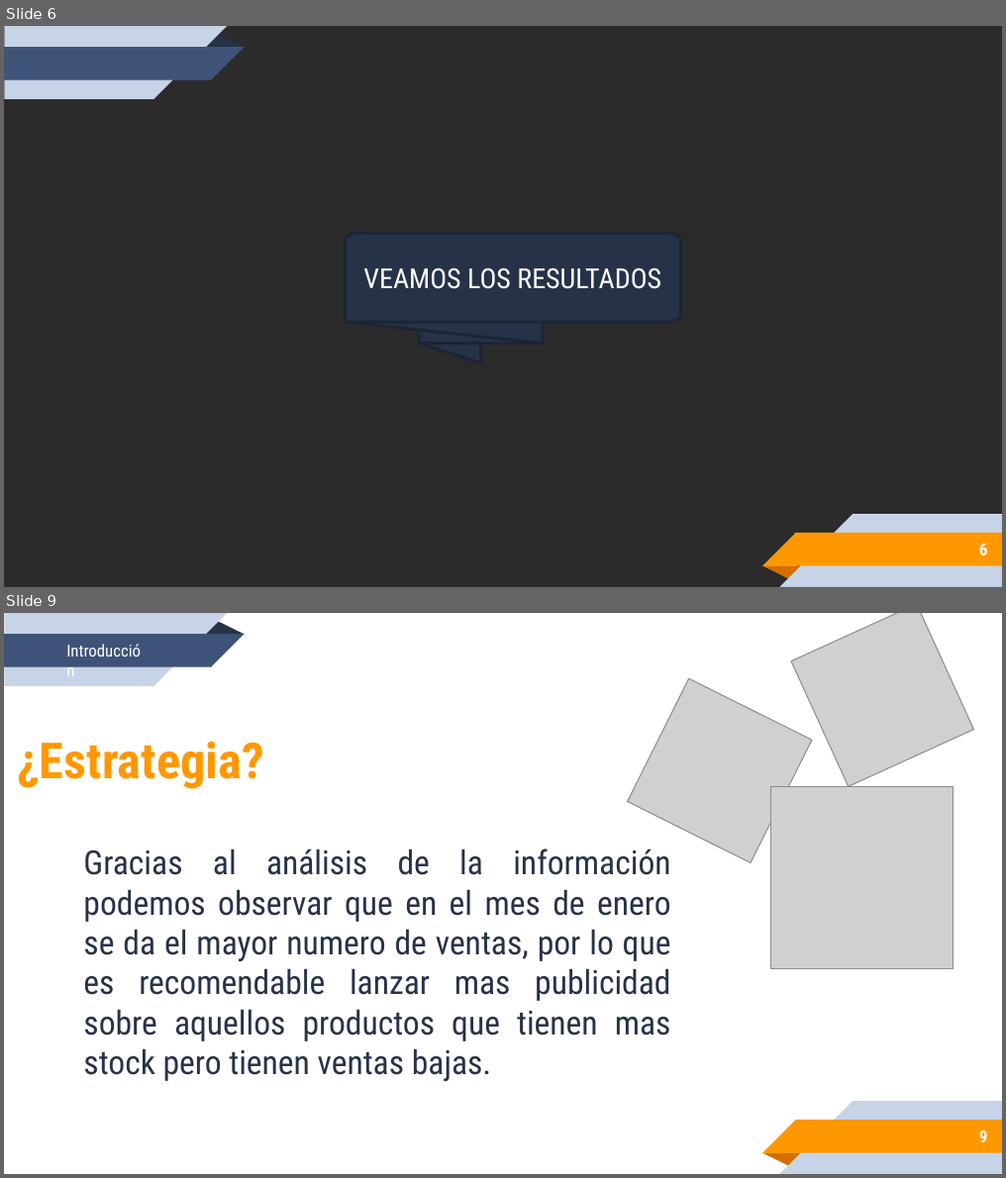
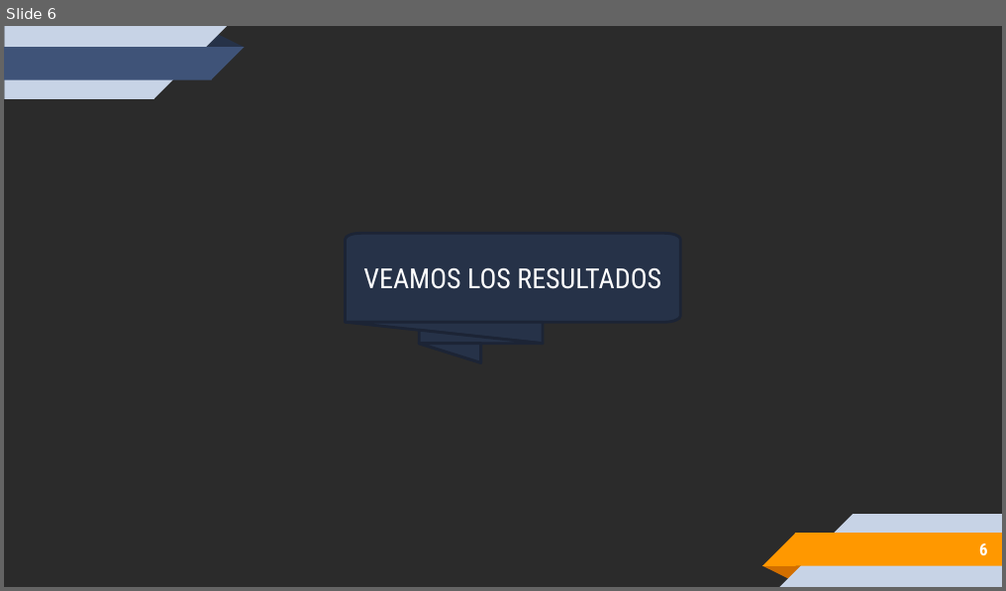
Before and after one commit to DeniseArias/EmTechProyecto2, a slide deck: REPORTE-02-ARIAS-DENISE.pptx. Shown one above the other, each under a label of ours: slides 6 and 9 before the commit, slide 6 after it; the slides between them are not shown. The pictures are 1006x1178 and 1006x591 pixels, drawn with LibreOffice and Linux fonts; fonts in the diff are those of the drawing; grey boxes stand for pictures; background and template pictures are left out; a plain dark background stands for a picture behind light text. Boxes give left, top, right and bottom in pixels: in the first picture for what was removed or moved away, otherwise in the second. Text is boxed around its words. In the diff, an @@ line names an element or a change of style, - is before the commit and + after.

```diff
--- a/REPORTE-02-ARIAS-DENISE.pptx
+++ b/REPORTE-02-ARIAS-DENISE.pptx
@@ slide 9 removed at bbox=[4, 613, 1002, 1174], background #FFFFFF; not listed: 10 template elements that a slide beside it also shows @@
@@ text removed at bbox=[56, 636, 158, 665] @@
-Introducción
@@ picture removed at bbox=[791, 613, 973, 786] @@
@@ picture removed at bbox=[627, 678, 812, 863] @@
@@ title removed at bbox=[17, 741, 263, 789] @@
-¿Estrategia?
@@ picture removed at bbox=[770, 786, 953, 969] @@
@@ subtitle removed at bbox=[83, 849, 671, 1081] @@
-Gracias al análisis de la información podemos observar que en el mes de enero se da el mayor numero de ventas, por lo que es recomendable lanzar mas publicidad sobre aquellos productos que tienen mas stock pero tienen ventas bajas.
@@ page number removed at bbox=[979, 1131, 987, 1143] @@
-9
```
Also in this commit, not shown: 4 slides changed, 3 slides added, 3 other slides removed, 2 other files.
